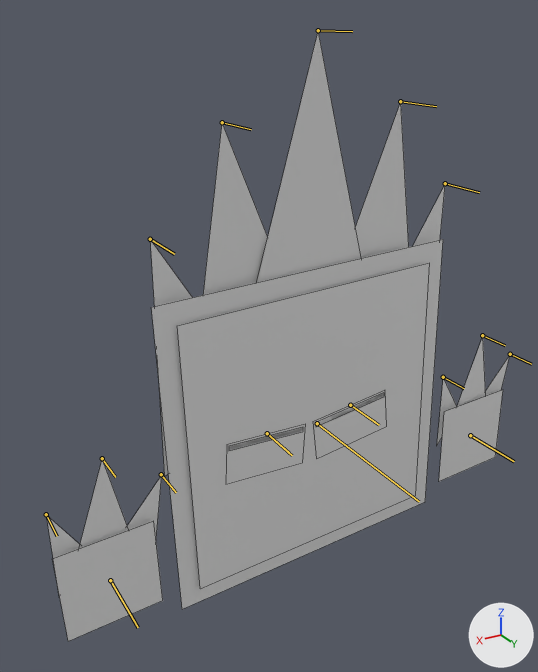
An edit to the Blender file Finger Guns/Assets/Art/Bosses/Elemental/Elemental_Fire.blend, drawn before and after from the same camera.
Both versions are drawn from a 50 mm camera at (2.48, 3.52, 2.47) aimed at (0.26, -0.19, 0.62). Arrows for +X, +Y and +Z are at lower right; the lights stay in place. Both versions are drawn at frame 1 of the action 'Look Left'; the numbers are the values there. The bones that bend it are drawn over the model as lines. Mesh edges are drawn as thin lines.

Names of what the first picture shows: 'Elemental_Fire'.
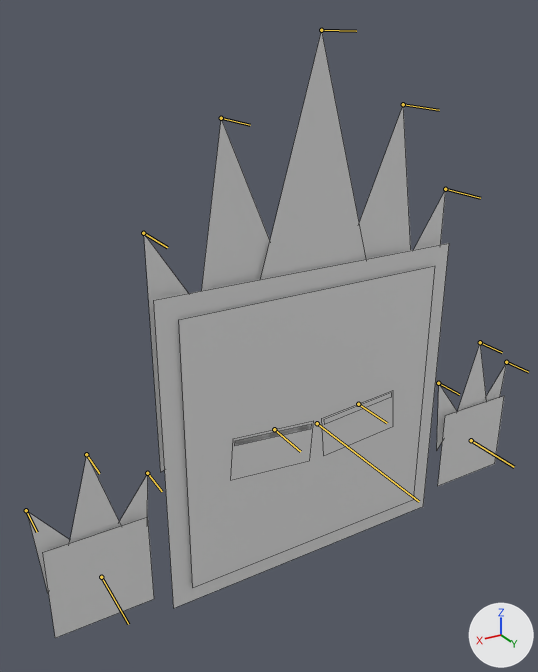
What differs and where, as boxes (x1, y1, x2, y2) in the pictures (538 x 672 px):
'Elemental_Fire', posed: before (46, 32, 510, 641); after (27, 31, 507, 638)
bone 'Eye_Open.R', root to tip: before (267, 433) to (289, 452); after (274, 429) to (297, 448)
bone 'Eyes_Closed.R', root to tip: before (267, 433) to (292, 455); after (274, 429) to (300, 451)
bone 'Eye_Open.L', root to tip: before (350, 405) to (375, 422); after (358, 404) to (383, 420)
bone 'Eyes_Closed.L', root to tip: before (350, 405) to (379, 425); after (358, 404) to (387, 423)
bone 'Hand.L_Finger Mid', root to tip: before (482, 335) to (505, 345); after (480, 342) to (502, 352)
bone 'Hand.L_Finger.L', root to tip: before (510, 354) to (531, 364); after (506, 362) to (528, 372)
bone 'Hand.L_Finger.R', root to tip: before (443, 377) to (464, 388); after (438, 383) to (459, 394)
bone 'Hand.R_Finger Mid', root to tip: before (102, 458) to (115, 477); after (86, 454) to (99, 473)
bone 'Hand.R_Finger.R', root to tip: before (46, 514) to (57, 536); after (26, 510) to (37, 532)
bone 'Hand.R_Finger.L', root to tip: before (161, 474) to (176, 492); after (147, 473) to (162, 491)
bone 'Fire Spike.000', root to tip: before (445, 183) to (479, 192); after (445, 189) to (480, 198)
bone 'Fire Spike.001', root to tip: before (400, 101) to (436, 106); after (403, 104) to (439, 110)
bone 'Fire Spike.002', root to tip: before (318, 30) to (352, 31); after (321, 30) to (356, 31)
bone 'Fire Spike.003', root to tip: before (222, 122) to (251, 129); after (221, 118) to (250, 125)
bone 'Fire Spike.004', root to tip: before (150, 239) to (174, 254); after (143, 233) to (167, 247)

The edits, one by one:
Bone 'Main Mover' (bone_main_mover) turns from (0, 2, 0) to (0, 0, 0) degrees about its own x, y and z.
Bone 'Main Mover' (bone_main_mover) is rescaled from (0.98, 1.0, 1.0) to (1.0, 1.0, 1.0).
Bone 'Eye_Open.R' (bone_eye_open_r) moves from (-0.061, 0.0, 0.0) to (0.0, 0.0, 0.0).
Bone 'Eye_Open.R' (bone_eye_open_r) is rescaled from (0.98, 0.98, 0.98) to (1.0, 1.0, 1.0).
Bone 'Eyes_Closed.R' (bone_eyes_closed_r) moves from (-0.061, 0.0, 0.0) to (0.0, 0.0, 0.0).
Bone 'Eyes_Closed.R' (bone_eyes_closed_r) is rescaled from (0.98, 0.98, 0.98) to (1.0, 1.0, 1.0).
Bone 'Eye_Open.L' (bone_eye_open_l) moves from (-0.061, 0.0, 0.0) to (0.0, 0.0, 0.0).
Bone 'Eye_Open.L' (bone_eye_open_l) is rescaled from (1.02, 1.02, 1.02) to (1.0, 1.0, 1.0).
Bone 'Eyes_Closed.L' (bone_eyes_closed_l) moves from (-0.061, 0.0, 0.0) to (0.0, 0.0, 0.0).
Bone 'Eyes_Closed.L' (bone_eyes_closed_l) is rescaled from (1.02, 1.02, 1.02) to (1.0, 1.0, 1.0).
Bone 'Hand.L_Finger Mid' (bone_hand_l_finger_mid) moves from (0.062, 0.0, 0.002) to (0.0, 0.0, 0.0).
Bone 'Hand.L_Finger.L' (bone_hand_l_finger_l) moves from (0.062, 0.0, 0.002) to (0.0, 0.0, 0.0).
Bone 'Hand.L_Finger.R' (bone_hand_l_finger_r) moves from (0.062, 0.0, 0.002) to (0.0, 0.0, 0.0).
Bone 'Hand.R_Finger Mid' (bone_hand_r_finger_mid) moves from (0.062, 0.0, 0.002) to (0.0, 0.0, 0.0).
Bone 'Hand.R_Finger.R' (bone_hand_r_finger_r) moves from (0.062, 0.0, 0.002) to (0.0, 0.0, 0.0).
Bone 'Hand.R_Finger.L' (bone_hand_r_finger_l) moves from (0.062, 0.0, 0.002) to (0.0, 0.0, 0.0).
Bone 'Fire Spike.000' (bone_fire_spike_000) moves from (0.062, 0.0, 0.002) to (0.0, 0.0, 0.0).
Bone 'Fire Spike.001' (bone_fire_spike_001) moves from (0.062, 0.0, 0.002) to (0.0, 0.0, 0.0).
Bone 'Fire Spike.002' (bone_fire_spike_002) moves from (0.062, 0.0, 0.002) to (0.0, 0.0, 0.0).
Bone 'Fire Spike.003' (bone_fire_spike_003) moves from (0.062, 0.0, 0.002) to (0.0, 0.0, 0.0).
Bone 'Fire Spike.004' (bone_fire_spike_004) moves from (0.062, 0.0, 0.002) to (0.0, 0.0, 0.0).
